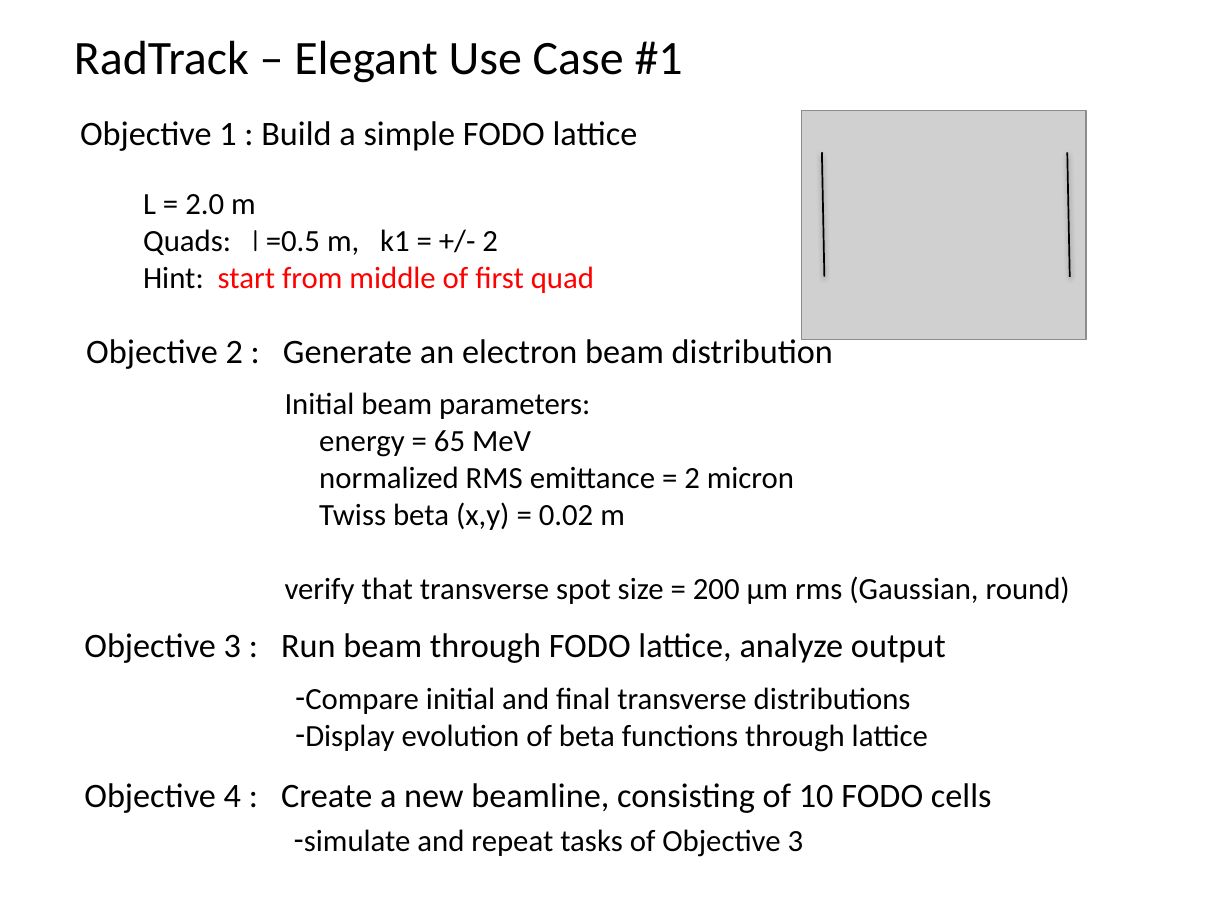
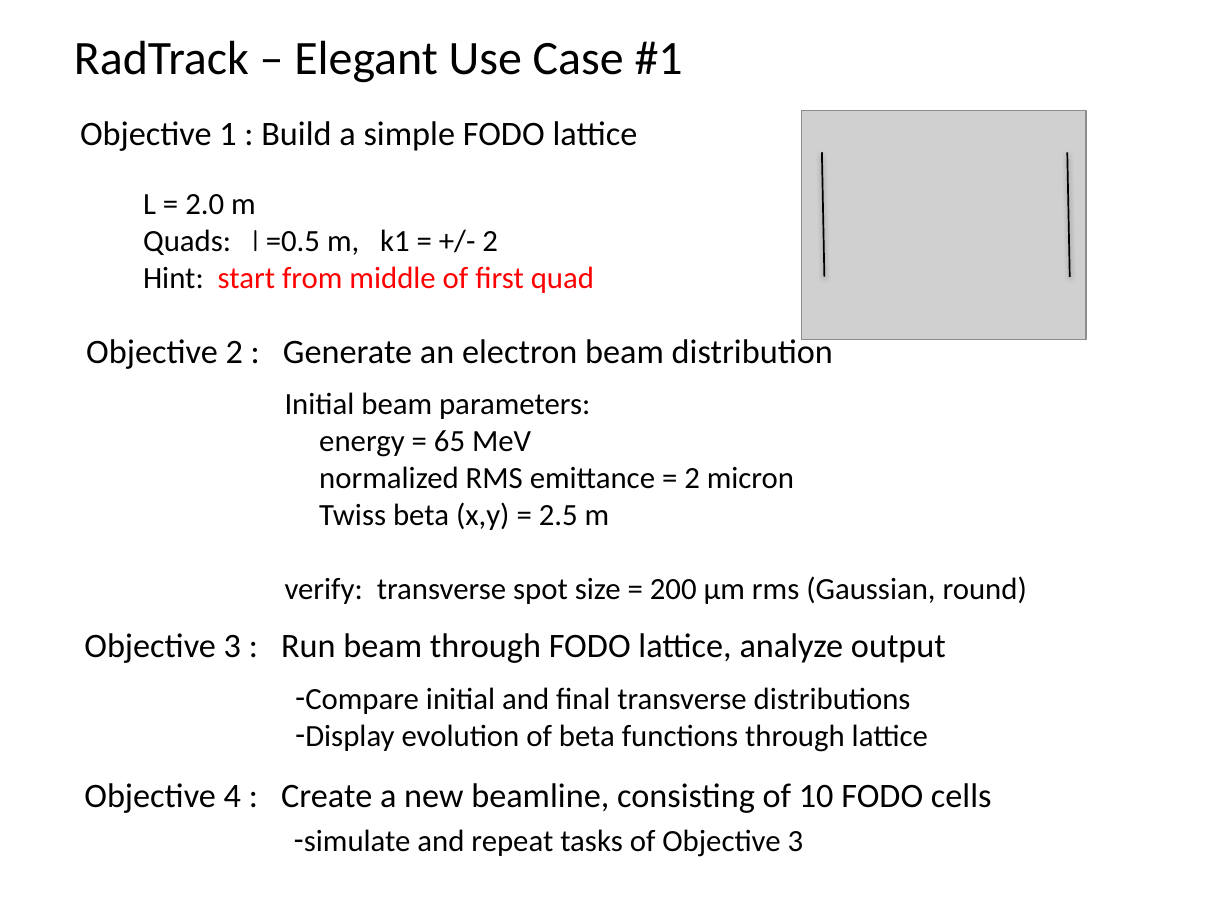
Before and after one commit to aerosadegh/radtrack, a slide deck: slide 1 of use_cases/elegant/fodo/fodo.pptx. Drawn at 1232x924 pixels with LibreOffice and Linux fonts; fonts in the diff are those of the drawing; grey boxes stand for pictures. Boxes give left, top, right and bottom in pixels: in the first picture for what was removed or moved away, otherwise in the second. Text is boxed around its words. In the diff, an @@ line names an element or a change of style, - is before the commit and + after.

Commit message:
mods to the FODO use case
verified correct execution on Windows/cygwin
put Elegant generated output files into new directory .../output_files/
updated README
cleaned up input files; made initial energy consistent, etc.

```diff
--- a/use_cases/elegant/fodo/fodo.pptx
+++ b/use_cases/elegant/fodo/fodo.pptx
@@ text at (285,502,1027,604): text changed @@
-Twiss beta (x,y) = 0.02 m
-verify that transverse spot size = 200 µm rms (Gaussian, round)
+Twiss beta (x,y) = 2.5 m
+verify: transverse spot size = 200 µm rms (Gaussian, round)
```
Also in this commit, not shown: 14 other files.
